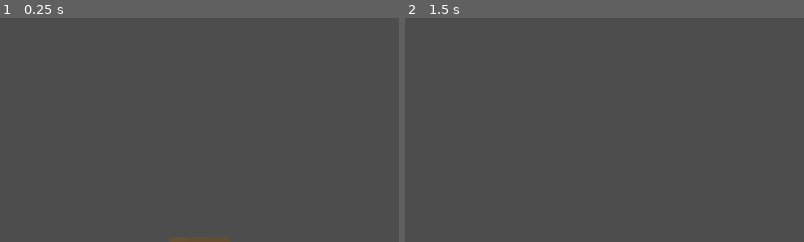
Above: before the commit, frames 1-2 (left to right).
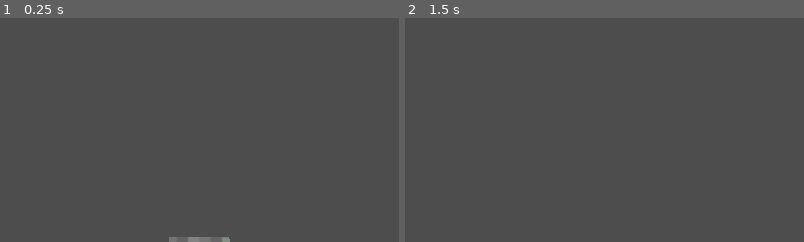
Above: after the commit, the same moments.

Repository: ExoticCatalyst/Minecraft-inspired-game
Game: Godot game, scene res://node_3d.tscn
Two runs of this game, one before a commit and one after it. Both use one fixed random seed, a clock stepped at 60 frames per second and the inputs below.
Inputs (mouse positions are % of the whole screen's width and height, from its top left):
- Up to frame 1 (0.25 s): no input
- Up to frame 2 (1.5 s): tap Enter at 0.5 s; move the mouse to (72, 45) at 0.52 s; hold D 0.53-1.28 s; hold E 0.53-1.28 s; click (72, 45) at 0.67 s; tap Space at 1.25 s; move the mouse to (30, 55) at 1.27 s; hold S from 1.28 s (still down); tap Q at 1.35 s
The pictures show only the part of the screen within x 25-75%, y 50-100%; the shares and areas given below are measured in that part.

The runs differ from the first frame. In frame 1, 0.3% of the frame differs, in the area x 42-58%, y 97-100%; in frame 2, nothing differs.

Commit message:
dirt bad

Diff:
--- a/node_3d.tscn
+++ b/node_3d.tscn
@@ -1,15 +1,15 @@
 [gd_scene load_steps=7 format=3 uid="uid://clkxv1amwrr48"]
 
-[ext_resource type="Texture2D" uid="uid://c2rvcme10omt1" path="res://dirt.png" id="1_8yjui"]
+[ext_resource type="Texture2D" uid="uid://qfv41j6ksefo" path="res://stone.png" id="1_horlf"]
 [ext_resource type="Script" path="res://scripts/cam-controller.gd" id="2_x4mri"]
 
-[sub_resource type="StandardMaterial3D" id="StandardMaterial3D_s81je"]
-albedo_texture = ExtResource("1_8yjui")
+[sub_resource type="StandardMaterial3D" id="StandardMaterial3D_oy7ru"]
+albedo_texture = ExtResource("1_horlf")
 
 [sub_resource type="BoxMesh" id="BoxMesh_ho6gn"]
 
-[sub_resource type="StandardMaterial3D" id="StandardMaterial3D_lqrb2"]
-albedo_texture = ExtResource("1_8yjui")
+[sub_resource type="StandardMaterial3D" id="StandardMaterial3D_i07jl"]
+albedo_texture = ExtResource("1_horlf")
 
 [sub_resource type="BoxShape3D" id="BoxShape3D_0raci"]
 
Not shown: 1 places in node_3d.tscn that only renumber resources
